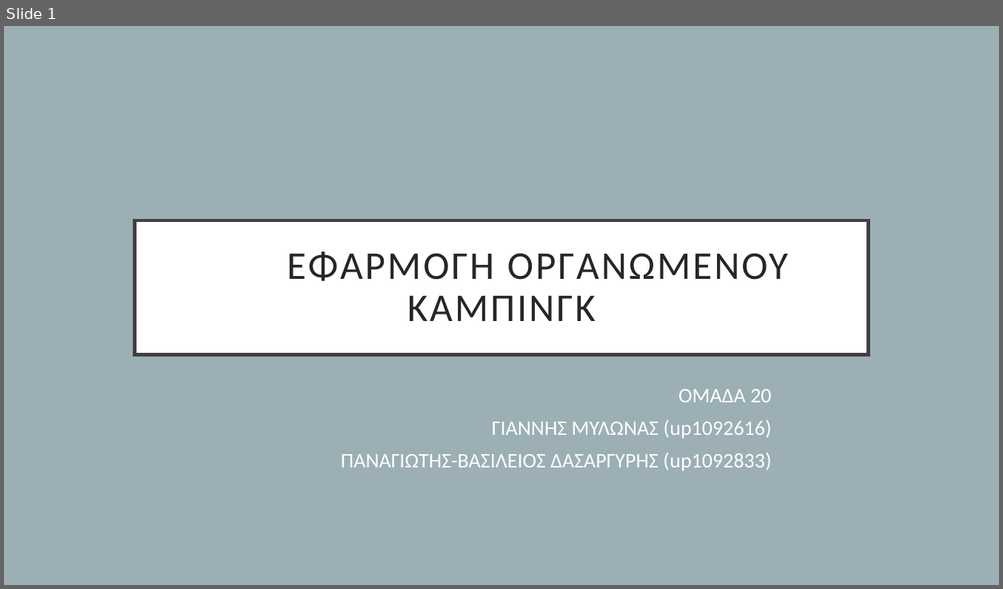
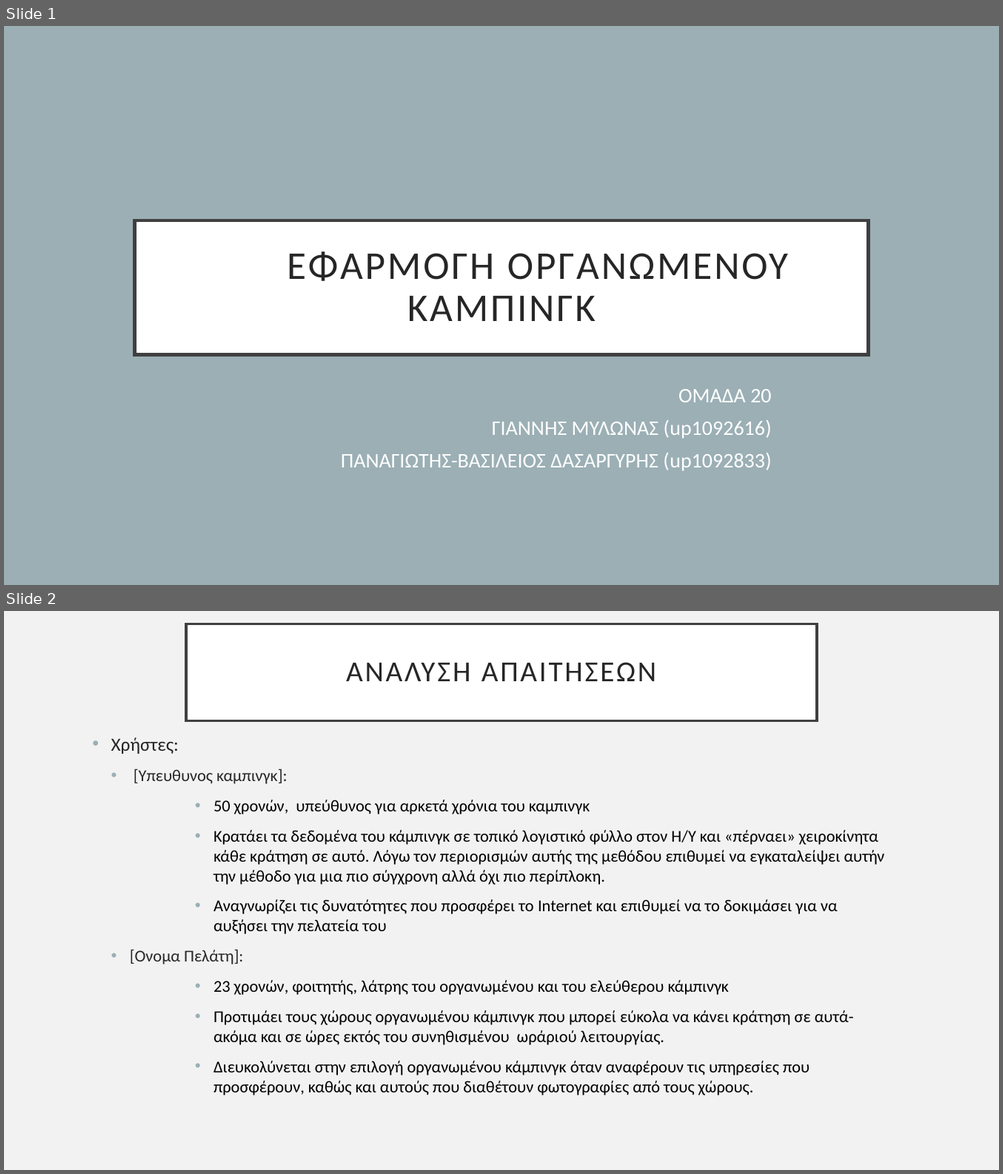
Before and after one commit to GiannhsMyl/WebCamping, a slide deck: parousiasi.pptx. Shown one above the other, each under a label of ours: slide 1 before the commit, slides 1 and 2 after it. The pictures are 1003x589 and 1003x1174 pixels, drawn with LibreOffice and Linux fonts; fonts in the diff are those of the drawing. Boxes give left, top, right and bottom in pixels: in the first picture for what was removed or moved away, otherwise in the second. Text is boxed around its words. In the diff, an @@ line names an element or a change of style, - is before the commit and + after.

```diff
--- a/parousiasi.pptx
+++ b/parousiasi.pptx
@@ slide 2 added at [4,611,999,1170], background #F2F2F2 @@
@@ title added at [186,624,817,721], fill #FFFFFF, outline #404040 2.5 pt, 28 pt, text #262626 @@
+ΑΝΑΛΥΣΗ ΑΠΑΙΤΗΣΕΩΝ
@@ text added at [111,738,885,1096], 16 pt, text #000000 @@
+• Χρήστες:
+  • [Υπευθυνος καμπινγκ]:
+            • 50 χρονών, υπεύθυνος για αρκετά χρόνια του καμπινγκ
+            • Κρατάει τα δεδομένα του κάμπινγκ σε τοπικό λογιστικό φύλλο στον Η/Υ και «πέρναει» χειροκίνητα κάθε κράτηση σε αυτό. Λόγω τον περιορισμών αυτής της μεθόδου επιθυμεί να εγκαταλείψει αυτήν την μέθοδο για μια πιο σύγχρονη αλλά όχι πιο περίπλοκη.
+            • Αναγνωρίζει τις δυνατότητες που προσφέρει το Internet και επιθυμεί να το δοκιμάσει για να αυξήσει την πελατεία του
+  • [Ονομα Πελάτη]:
+            • 23 χρονών, φοιτητής, λάτρης του οργανωμένου και του ελεύθερου κάμπινγκ
+            • Προτιμάει τους χώρους οργανωμένου κάμπινγκ που μπορεί εύκολα να κάνει κράτηση σε αυτά- ακόμα και σε ώρες εκτός του συνηθισμένου ωράριού λειτουργίας.
+            • Διευκολύνεται στην επιλογή οργανωμένου κάμπινγκ όταν αναφέρουν τις υπηρεσίες που προσφέρουν, καθώς και αυτούς που διαθέτουν φωτογραφίες από τους χώρους.
```
Also in this commit, not shown: 2 slides changed, 2 other slides added, 2 slides removed.
